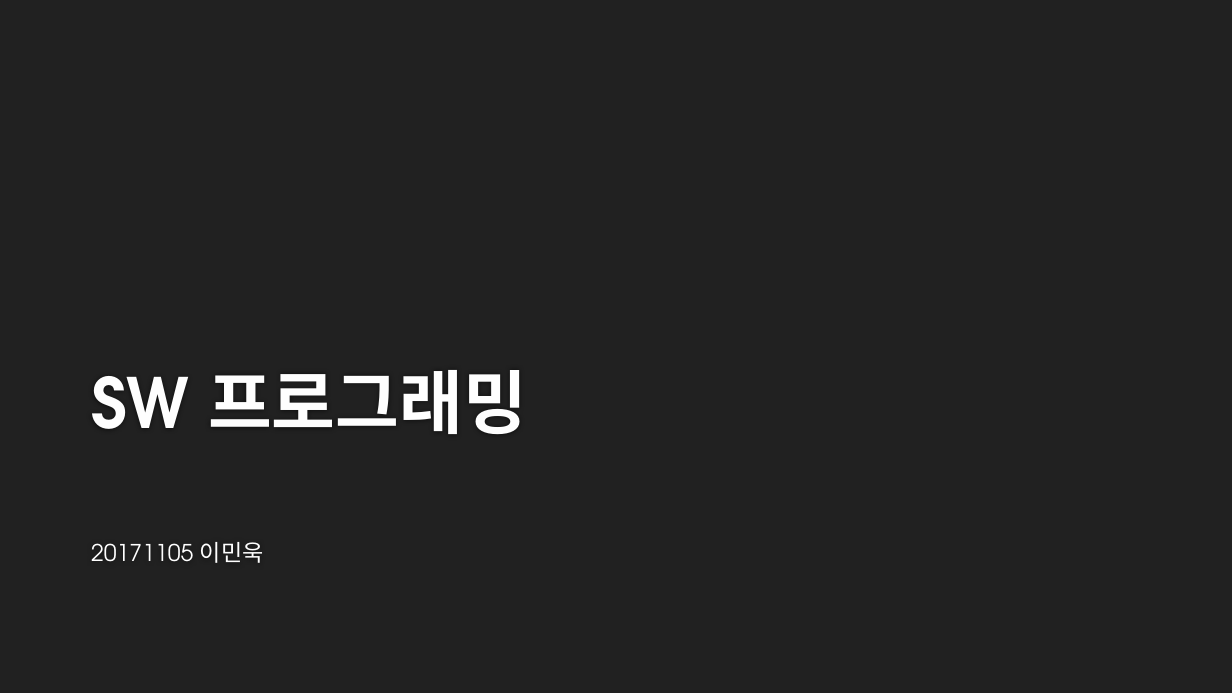
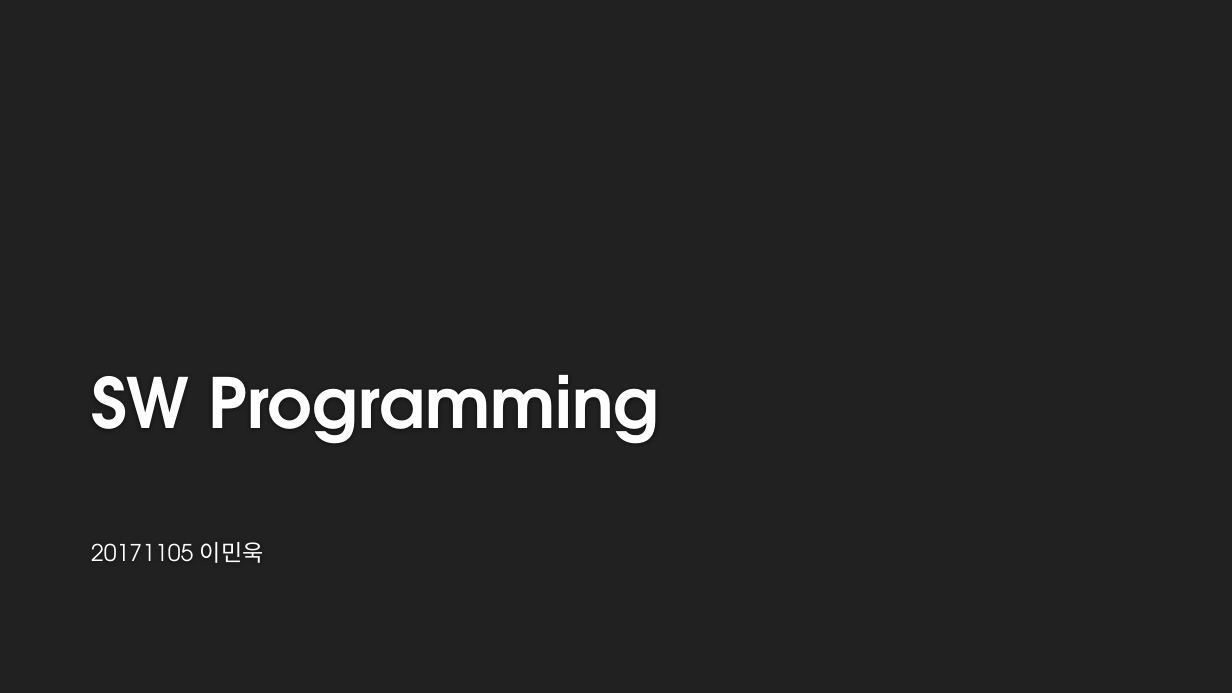
Before and after one commit to makerdark98/swprogramming, a slide deck: slide 1 of SW presentation.pptx. Drawn at 1232x693 pixels with LibreOffice and Linux fonts; fonts in the diff are those of the drawing; background and template pictures are left out. Boxes give left, top, right and bottom in pixels: in the first picture for what was removed or moved away, otherwise in the second. Text is boxed around its words. In the diff, an @@ line names an element or a change of style, - is before the commit and + after.

```diff
--- a/SW presentation.pptx
+++ b/SW presentation.pptx
@@ title at (91, 375, 659, 444): text changed @@
-SW 프로그래밍
+SW Programming
```
Also in this commit, not shown: 1 other slide changed, 8 slides added, 7 other files.
